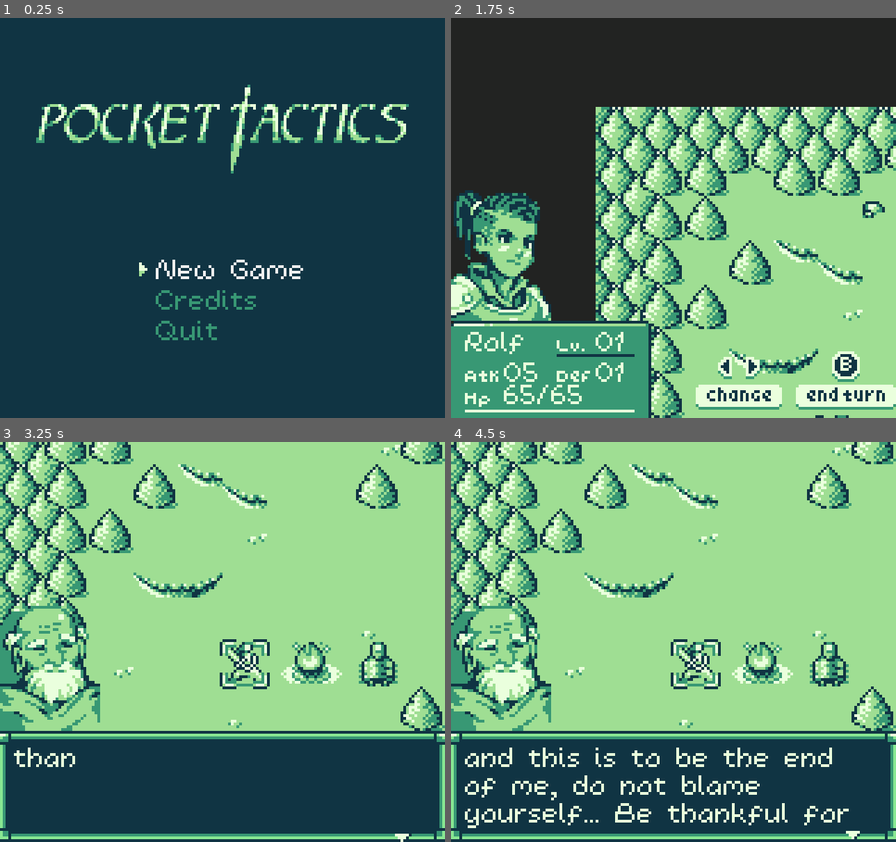
Above: before the commit, frames 1-4 (two rows, left to right).
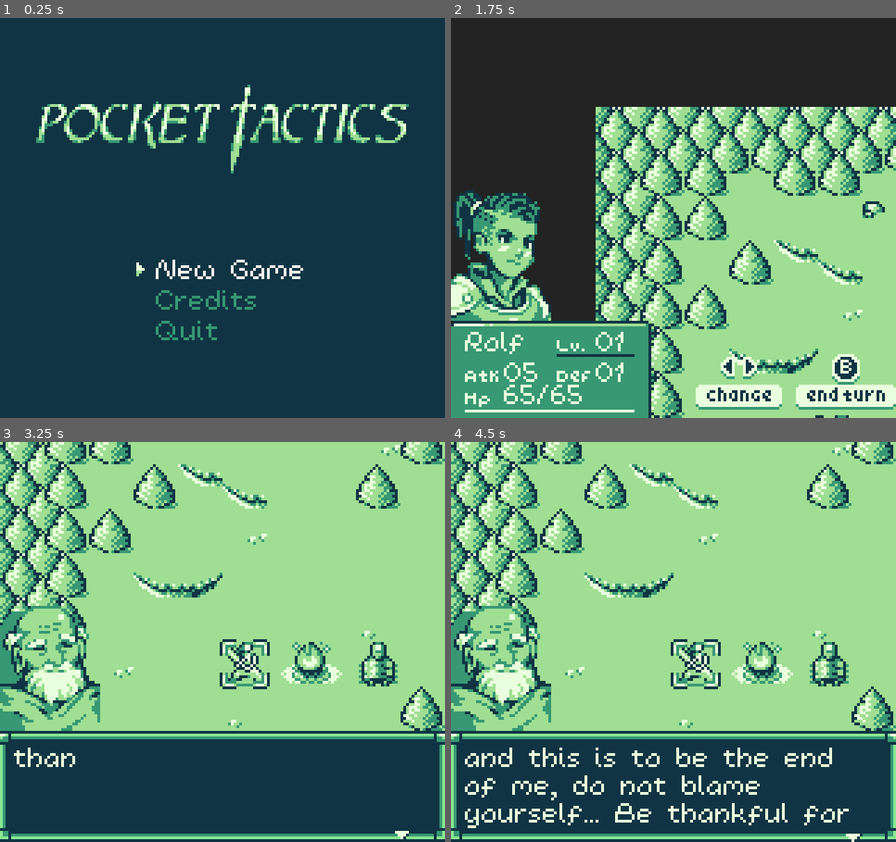
Above: after the commit, the same moments.

Repository: kevinlights/titan_tactics
Game: Godot game, scene res://scenes/landing.tscn
Same seed, same stepped clock (60 frames per second), same inputs: the game is played once before the commit and once after it.
Inputs (mouse positions are in pixels of both pictures, inside the frame that each line leads up to):
- Up to frame 1 (0.25 s): no input
- Up to frame 2 (1.75 s): click "New Game" at 0.5 s; move the mouse to (771, 198) at 1.27 s; hold Right (ui_right) from 1.28 s (still down); tap Keypad Enter (ui_accept) at 1.35, 1.52 s
- Up to frame 3 (3.25 s): tap Keypad Enter (ui_accept) at 1.82, 2.85, 3.02 s; release Right (ui_right) at 2 s; click "Start level" at 2 s; move the mouse to (133, 662) at 2.77 s; hold Down (ui_down) from 2.78 s (still down)
- Up to frame 4 (4.5 s): tap Keypad Enter (ui_accept) at 3.32, 3.6, 4.35 s; move the mouse to (718, 554) at 3.52 s; release Down (ui_down) at 3.53 s; hold Right (ui_right) 3.53-4.28 s; move the mouse to (651, 722) at 4.27 s; hold Up (ui_up) from 4.28 s (still down)

The runs differ from the first frame. In frame 1, less than 0.1% of the frame differs, in the area x 30-34%, y 61-65%; in frame 2, 0.5%, in the area x 60-92%, y 83-92%; in frame 3, less than 0.1%; in frame 4, less than 0.1%.

Commit message:
press Z(B button) in swap screen to end turn

Diff:
--- a/scenes/gui.tscn
+++ b/scenes/gui.tscn
@@ -322,13 +322,11 @@
 [node name="Arrows" type="AnimatedSprite" parent="characterselect"]
 position = Vector2( 103.551, 130.424 )
 frames = SubResource( 11 )
-frame = 1
 playing = true
 
 [node name="Abutton" type="AnimatedSprite" parent="characterselect"]
 position = Vector2( 141.551, 130.424 )
 frames = SubResource( 14 )
-frame = 1
 playing = true
 
 [node name="name" type="Label" parent="characterselect"]
@@ -486,11 +484,13 @@
 [node name="Arrows" type="AnimatedSprite" parent="characterswap"]
 position = Vector2( 103.551, 130.424 )
 frames = SubResource( 11 )
+frame = 1
 playing = true
 
 [node name="Bbutton" type="AnimatedSprite" parent="characterswap"]
 position = Vector2( 141.551, 130.424 )
 frames = SubResource( 14 )
+frame = 1
 playing = true
 
 [node name="battle" type="Control" parent="."]
@@ -897,6 +897,7 @@
 visible = false
 position = Vector2( 0.407799, -11.0781 )
 frames = SubResource( 31 )
+frame = 1
 playing = true
 centered = false
 offset = Vector2( -8, -2 )
@@ -918,6 +919,7 @@
 visible = false
 position = Vector2( 0, 1 )
 frames = SubResource( 31 )
+frame = 1
 playing = true
 centered = false
 offset = Vector2( -8, 8 )
@@ -926,6 +928,7 @@
 [node name="arrow" type="AnimatedSprite" parent="weaponswap"]
 position = Vector2( 44.6813, 29.1062 )
 frames = SubResource( 34 )
+frame = 1
 playing = true
 
 [node name="lvlup" type="Control" parent="."]
@@ -1038,7 +1041,6 @@
 [node name="arrow" type="AnimatedSprite" parent="lvlup"]
 position = Vector2( 48.6813, 58.1062 )
 frames = SubResource( 34 )
-frame = 1
 playing = true
 
 [node name="Control" type="Control" parent="lvlup"]
@@ -1064,6 +1066,7 @@
 
 [node name="focus" type="AnimatedSprite" parent="lvlup/Control/Ok"]
 frames = SubResource( 31 )
+frame = 1
 playing = true
 centered = false
 offset = Vector2( -2, 8 )
@@ -1161,7 +1164,6 @@
 visible = false
 position = Vector2( 0, -1 )
 frames = SubResource( 37 )
-frame = 1
 playing = true
 centered = false
 offset = Vector2( -1, 9 )
@@ -1184,7 +1186,6 @@
 visible = false
 position = Vector2( -2, -11.4519 )
 frames = SubResource( 37 )
-frame = 1
 playing = true
 centered = false
 offset = Vector2( -1, 20 )
@@ -1273,7 +1274,6 @@
 visible = false
 position = Vector2( -2, -1 )
 frames = SubResource( 37 )
-frame = 1
 playing = true
 centered = false
 offset = Vector2( -1, 9 )
@@ -1296,7 +1296,6 @@
 visible = false
 position = Vector2( 1, -11.4519 )
 frames = SubResource( 37 )
-frame = 1
 playing = true
 centered = false
 offset = Vector2( -1, 20 )
@@ -1354,7 +1353,6 @@
 [node name="more" type="AnimatedSprite" parent="dialogue/background"]
 position = Vector2( 145, 36 )
 frames = SubResource( 40 )
-frame = 1
 playing = true
 
 [node name="textsfx" type="AudioStreamPlayer" parent="dialogue"]
@@ -1388,7 +1386,6 @@
 [node name="focus" type="AnimatedSprite" parent="dialogue/branches/trigger_1"]
 visible = false
 frames = SubResource( 43 )
-frame = 1
 playing = true
 centered = false
 offset = Vector2( -2, 2 )
@@ -1423,7 +1420,6 @@
 [node name="focus" type="AnimatedSprite" parent="dialogue/branches/trigger_2"]
 visible = false
 frames = SubResource( 43 )
-frame = 1
 playing = true
 centered = false
 offset = Vector2( -2, 2 )
@@ -1456,7 +1452,6 @@
 [node name="focus" type="AnimatedSprite" parent="dialogue/branches/trigger_3"]
 visible = false
 frames = SubResource( 43 )
-frame = 1
 playing = true
 centered = false
 offset = Vector2( -2, 2 )
--- a/scenes/landing.tscn
+++ b/scenes/landing.tscn
@@ -102,7 +102,6 @@
 visible = false
 position = Vector2( -2, 0 )
 frames = SubResource( 4 )
-frame = 1
 playing = true
 centered = false
 offset = Vector2( -1, 2 )
@@ -123,6 +122,7 @@
 visible = false
 position = Vector2( -2, 0 )
 frames = SubResource( 4 )
+frame = 1
 playing = true
 centered = false
 offset = Vector2( -1, 2 )
@@ -144,7 +144,6 @@
 visible = false
 position = Vector2( -2, 0 )
 frames = SubResource( 4 )
-frame = 1
 playing = true
 centered = false
 offset = Vector2( -1, 2 )
@@ -164,7 +163,6 @@
 visible = false
 position = Vector2( -2, 0 )
 frames = SubResource( 4 )
-frame = 1
 playing = true
 centered = false
 offset = Vector2( -1, 2 )
--- a/scenes/world.tscn
+++ b/scenes/world.tscn
@@ -43,22 +43,6 @@
 atlas = ExtResource( 3 )
 region = Rect2( 80, 20, 20, 20 )
 
-[sub_resource type="AtlasTexture" id=13]
-atlas = ExtResource( 14 )
-region = Rect2( 90, 0, 18, 18 )
-
-[sub_resource type="AtlasTexture" id=14]
-atlas = ExtResource( 14 )
-region = Rect2( 90, 18, 18, 18 )
-
-[sub_resource type="AtlasTexture" id=15]
-atlas = ExtResource( 14 )
-region = Rect2( 54, 0, 18, 18 )
-
-[sub_resource type="AtlasTexture" id=16]
-atlas = ExtResource( 14 )
-region = Rect2( 54, 18, 18, 18 )
-
 [sub_resource type="AtlasTexture" id=8]
 atlas = ExtResource( 3 )
 region = Rect2( 40, 0, 20, 20 )
@@ -68,22 +52,38 @@
 region = Rect2( 40, 20, 20, 20 )
 
 [sub_resource type="AtlasTexture" id=10]
+atlas = ExtResource( 14 )
+region = Rect2( 90, 0, 18, 18 )
+
+[sub_resource type="AtlasTexture" id=11]
+atlas = ExtResource( 14 )
+region = Rect2( 90, 18, 18, 18 )
+
+[sub_resource type="AtlasTexture" id=12]
+atlas = ExtResource( 14 )
+region = Rect2( 54, 0, 18, 18 )
+
+[sub_resource type="AtlasTexture" id=13]
+atlas = ExtResource( 14 )
+region = Rect2( 54, 18, 18, 18 )
+
+[sub_resource type="AtlasTexture" id=14]
 atlas = ExtResource( 3 )
 region = Rect2( 60, 0, 20, 20 )
 
-[sub_resource type="AtlasTexture" id=11]
+[sub_resource type="AtlasTexture" id=15]
 atlas = ExtResource( 3 )
 region = Rect2( 60, 20, 20, 20 )
 
-[sub_resource type="AtlasTexture" id=17]
+[sub_resource type="AtlasTexture" id=16]
 atlas = ExtResource( 14 )
 region = Rect2( 18, 0, 18, 18 )
 
-[sub_resource type="AtlasTexture" id=18]
+[sub_resource type="AtlasTexture" id=17]
 atlas = ExtResource( 14 )
 region = Rect2( 18, 18, 18, 18 )
 
-[sub_resource type="SpriteFrames" id=12]
+[sub_resource type="SpriteFrames" id=18]
 animations = [ {
 "frames": [ SubResource( 1 ), SubResource( 2 ) ],
 "loop": true,
@@ -105,16 +105,6 @@
 "name": "heal",
 "speed": 5.0
 }, {
-"frames": [ SubResource( 13 ), SubResource( 14 ) ],
-"loop": true,
-"name": "archer",
-"speed": 5.0
-}, {
-"frames": [ SubResource( 15 ), SubResource( 16 ) ],
-"loop": true,
-"name": "mage",
-"speed": 5.0
-}, {
 "frames": [ SubResource( 8 ), SubResource( 9 ) ],
 "loop": true,
 "name": "attack",
@@ -122,10 +112,20 @@
 }, {
 "frames": [ SubResource( 10 ), SubResource( 11 ) ],
 "loop": true,
+"name": "archer",
+"speed": 5.0
+}, {
+"frames": [ SubResource( 12 ), SubResource( 13 ) ],
+"loop": true,
+"name": "mage",
+"speed": 5.0
+}, {
+"frames": [ SubResource( 14 ), SubResource( 15 ) ],
+"loop": true,
 "name": "guard",
 "speed": 3.0
 }, {
-"frames": [ SubResource( 17 ), SubResource( 18 ) ],
+"frames": [ SubResource( 16 ), SubResource( 17 ) ],
 "loop": true,
 "name": "fighter",
 "speed": 5.0
@@ -147,7 +147,7 @@
 
 [node name="select" type="AnimatedSprite" parent="."]
 z_as_relative = false
-frames = SubResource( 12 )
+frames = SubResource( 18 )
 frame = 1
 playing = true
 centered = false
--- a/scripts/gui/characterswap.gd
+++ b/scripts/gui/characterswap.gd
@@ -70,8 +70,7 @@
 		#	return
 	#selected = clamp(selected, 0, characters.size() - 1)
 	if event.is_action("ui_cancel") && !event.is_echo() && event.is_pressed():
-		pass
-		#get_parent().get_parent().end_turn()
+		get_parent().get_parent().end_turn()
 	if 0:
 		$Arrows.hide()
 	else:
--- a/scripts/gui/teamselect.gd
+++ b/scripts/gui/teamselect.gd
@@ -6,6 +6,8 @@
 var characters = []
 var library = []
 var selected = 0
+
+onready var select = get_parent().get_parent().get_node("select")
 
 var atlas_frames = {
 	Game.TYPE.ARCHER: "archer",
@@ -24,6 +26,8 @@
 func _process(delta):
 	if !visible:
 		return
+	if select.animation != "fighter" and select.animation != "mage" and select.animation != "archer":
+		select.play(atlas_frames[characters[selected].character_class])
 	$levelline2.set_point_position(1, Vector2(characters[selected].xp/characters[selected].xp_to_next*28, 0))
 	$hpline2.set_point_position(1, Vector2(characters[selected].hp/characters[selected].max_hp * 61, 0))
 
@@ -38,7 +42,6 @@
 	#		animation = "archer"
 	#	Game.TYPE.MAGE:
 	#		animation = "mage"
-	get_parent().get_parent().change_select(atlas_frames[characters[selected].character_class])
 	$name.text = characters[selected].name
 	if $name.text in get_parent().get_node("battle").special_names:
 		$Portrait.play($name.text)
--- a/scripts/select.gd
+++ b/scripts/select.gd
@@ -66,8 +66,6 @@
 	if world.current_turn == Game.CONTROL.AI:
 		play("blank")
 		return
-	if animation == "fighter" or animation == "mage" or animation == "archer":
-		return
 	if event.is_action("ui_cancel") && !event.is_echo() && event.is_pressed():
 		set_origin(get_parent().get_current())
 		get_parent().get_node("path_preview/path").clear_points()
--- a/scripts/world.gd
+++ b/scripts/world.gd
@@ -138,9 +138,6 @@
 #	$select.set_origin(get_current())
 	gui.turn(current_turn)
 	$select.disable()
-
-func change_select(character_class):
-	$select.play(character_class)
 
 func to_world_path(path):
 	var world_path = PoolVector2Array()
